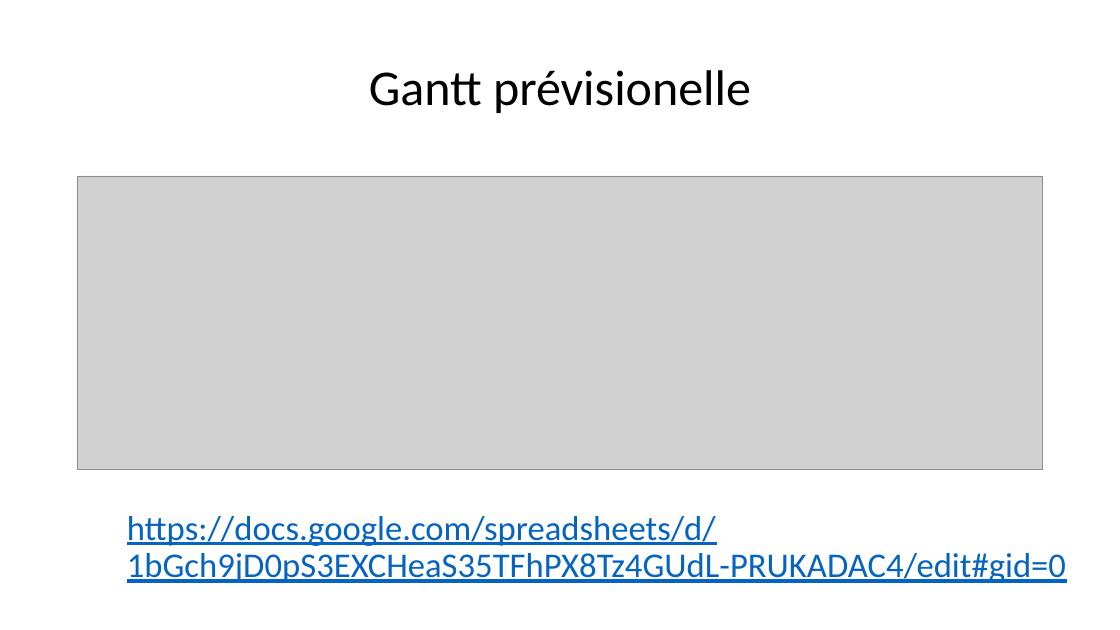
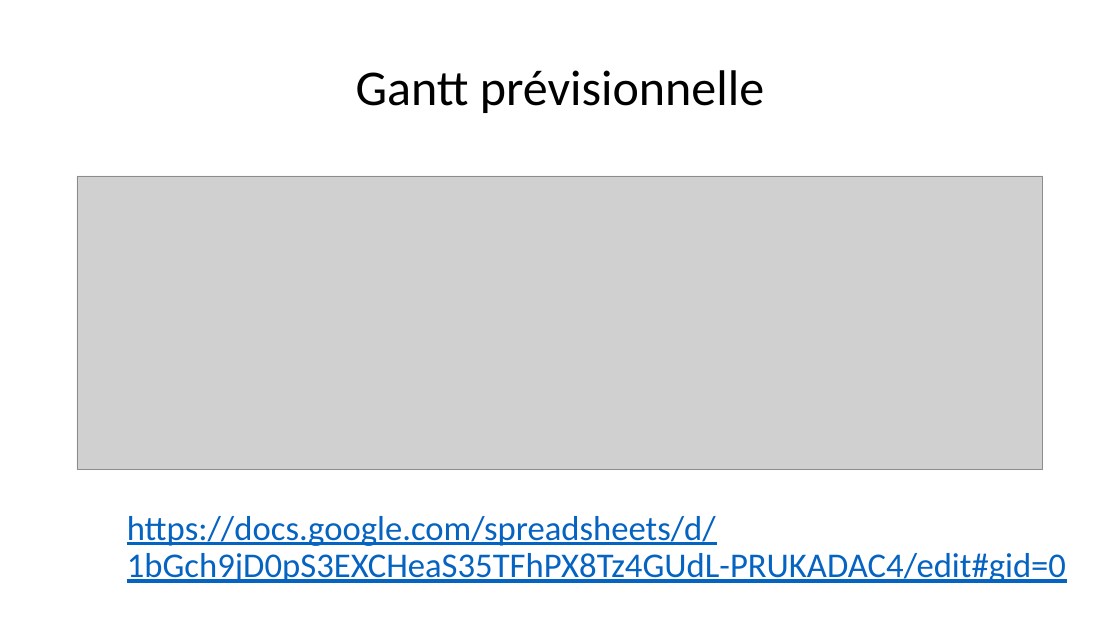
Before and after one commit to florian60430/RadiateurCrous, a slide deck: slide 15 of Revue/Revue1.pptx (slide 14 before the commit). Drawn at 1120x630 pixels with LibreOffice and Linux fonts; fonts in the diff are those of the drawing; grey boxes stand for pictures. Boxes give left, top, right and bottom in pixels: in the first picture for what was removed or moved away, otherwise in the second. Text is boxed around its words. In the diff, an @@ line names an element or a change of style, - is before the commit and + after.

```diff
--- a/Revue/Revue1.pptx
+++ b/Revue/Revue1.pptx
@@ text at bbox=[356, 70, 764, 113]: text changed @@
-Gantt prévisionelle
+Gantt prévisionnelle
```
Also in this commit, not shown: 4 other slides changed, 2 slides added, 2 other files.
